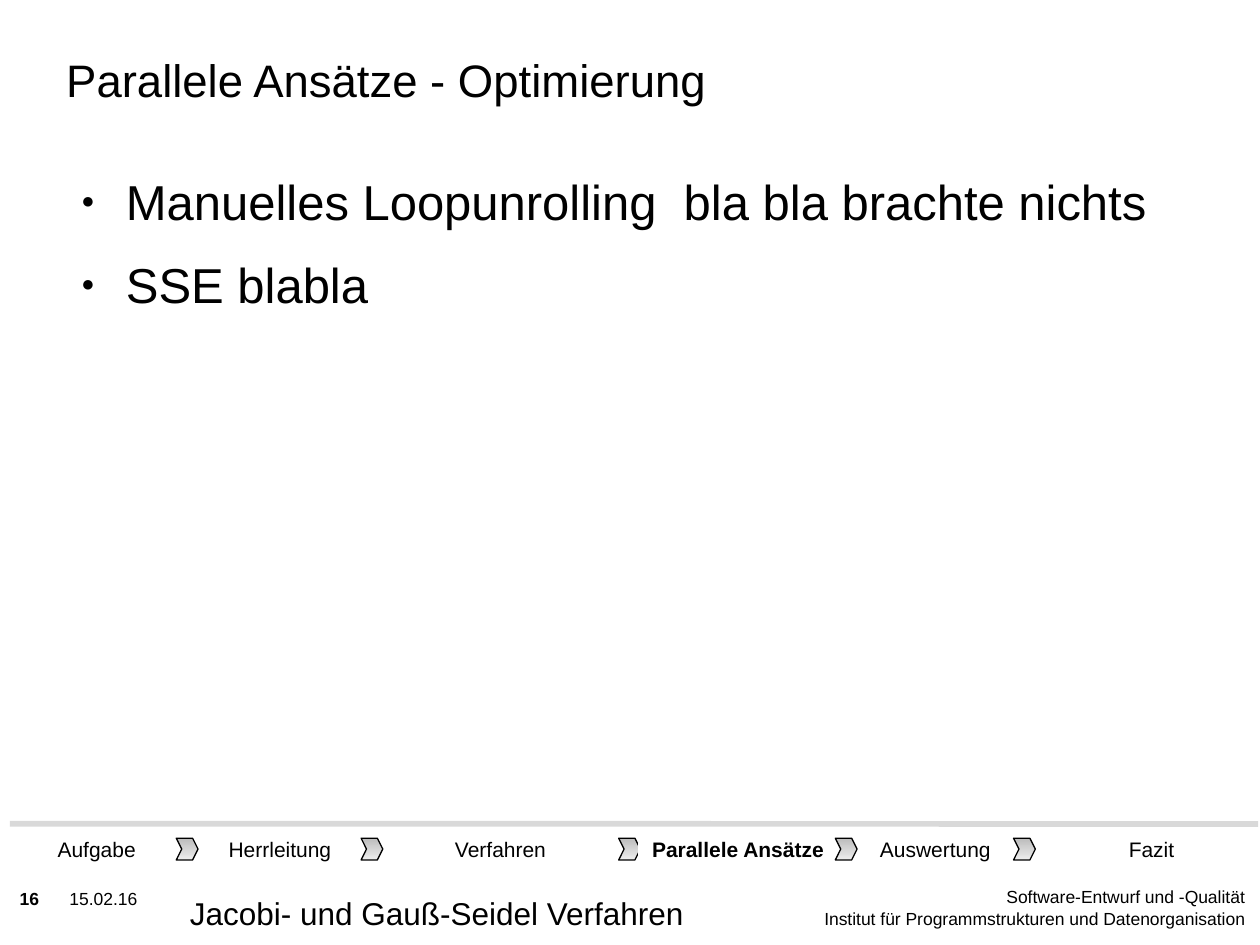
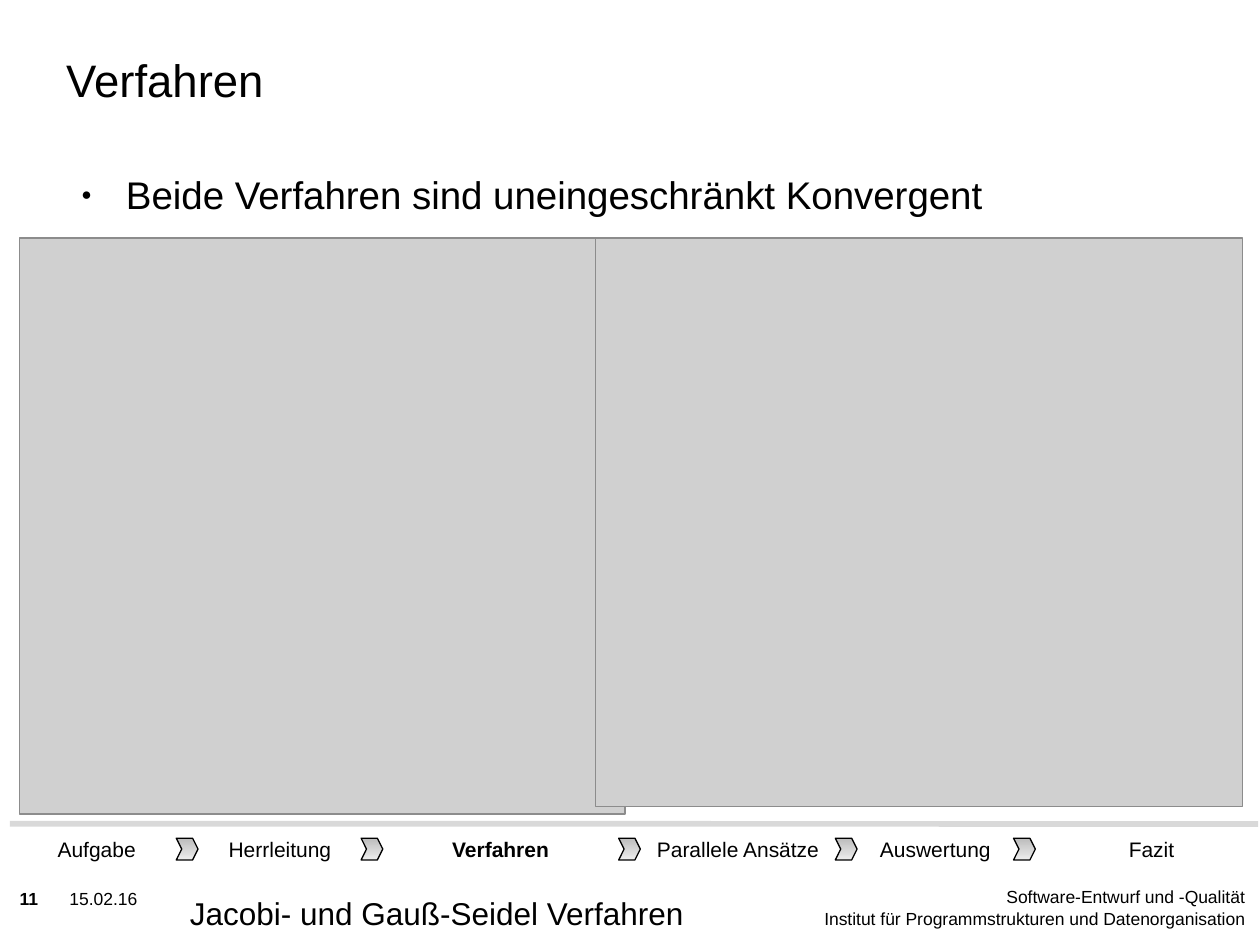
Before and after one commit to lutteropp/parallelDG, a slide deck: slide 11 of präsident/KIT-Masterslides-DE-SDQ.odp (slide 16 before the commit). Drawn at 1260x945 pixels with LibreOffice and Linux fonts; fonts in the diff are those of the drawing; grey boxes stand for pictures; background and template pictures are left out. Boxes give left, top, right and bottom in pixels: in the first picture for what was removed or moved away, otherwise in the second. Text is boxed around its words. In the diff, an @@ line names an element or a change of style, - is before the commit and + after.

```diff
--- a/präsident/KIT-Masterslides-DE-SDQ.odp
+++ b/präsident/KIT-Masterslides-DE-SDQ.odp
@@ title at <box>66,64,263,98</box>: text changed @@
-Parallele Ansätze - Optimierung
+Verfahren
@@ text at <box>126,181,982,217</box>: text changed; size 28 to 22 pt @@
-● Manuelles Loopunrolling bla bla brachte nichts
-● SSE blabla
+● Beide Verfahren sind uneingeschränkt Konvergent
@@ picture added at <box>20,238,625,814</box> @@
@@ picture added at <box>595,238,1242,806</box> @@
@@ rectangle "Verfahren": place and size @@
-rectangle "Verfahren" at <box>442,830,558,868</box>
+rectangle "Verfahren" at <box>440,830,562,868</box>
@@ rectangle "Verfahren" at <box>440,830,562,868</box>: bold on @@
@@ rectangle "Parallele Ansätze": place and size @@
-rectangle "Parallele Ansätze" at <box>640,830,837,868</box>
+rectangle "Parallele Ansätze" at <box>644,830,832,868</box>
@@ rectangle "Parallele Ansätze" at <box>644,830,832,868</box>: bold off @@
@@ page number at <box>20,893,38,905</box>: text changed @@
-16
+11
```
Also in this commit, not shown: 4 other slides changed, 2 slides added, 1 other file.
